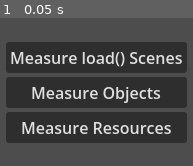
Above: before the commit, frame 1.
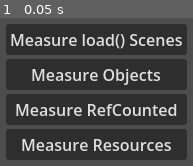
Above: after the commit, the same moment.

Repository: Toxe/godot-memory-usage
Game: Godot game, scene res://scenes/main.tscn
Two runs of this game, one before a commit and one after it. Both use one fixed random seed, a clock stepped at 60 frames per second and the inputs below.
Inputs:
- Up to frame 1 (0.05 s): no input

The runs differ from the first frame. In frame 1, 44% of the frame differs, in the area x 3-97%, y 4-96%.

Commit message:
Measure RefCounted

Diff:
--- a/godot_project/scenes/main.gd
+++ b/godot_project/scenes/main.gd
@@ -3,6 +3,7 @@
 var _scene: PackedScene = null
 var _instance: Node = null
 var _object: Object = null
+var _refcounted: RefCounted = null
 var _resource: Resource = null
 
 @onready var _timer: Timer = $Timer
@@ -65,6 +66,26 @@
         print("ERROR, something went wrong, object: %d vs. %d" % [size1, size2])
 
 
+func _measure_refcounted() -> void:
+    var _throw_away := await _wait_and_get_memory()
+    var m0 := await _wait_and_get_memory()
+
+    _refcounted = RefCounted.new()
+    var m1 := await _wait_and_get_memory()
+
+    _refcounted = null
+    var m2 := await _wait_and_get_memory()
+
+    var size1 := m1 - m0
+    var size2 := m1 - m2
+    var size_diff := size1 - size2
+
+    if size_diff == 0:
+        print("refcounted=%d" % [size1])
+    else:
+        print("ERROR, something went wrong, refcounted: %d vs. %d" % [size1, size2])
+
+
 func _measure_resource() -> void:
     var _throw_away := await _wait_and_get_memory()
     var m0 := await _wait_and_get_memory()
@@ -99,9 +120,13 @@
     assert(Performance.get_monitor(Performance.OBJECT_ORPHAN_NODE_COUNT) == 0)
 
 
+func _on_measure_ref_counted_button_pressed() -> void:
+    print("============================================================")
+    await _measure_refcounted()
+    assert(Performance.get_monitor(Performance.OBJECT_ORPHAN_NODE_COUNT) == 0)
+
+
 func _on_measure_resources_button_pressed() -> void:
     print("============================================================")
     await _measure_resource()
-    await _measure_resource()
-    await _measure_resource()
     assert(Performance.get_monitor(Performance.OBJECT_ORPHAN_NODE_COUNT) == 0)
--- a/godot_project/scenes/main.tscn
+++ b/godot_project/scenes/main.tscn
@@ -38,10 +38,15 @@
 layout_mode = 2
 text = "Measure Objects"
 
+[node name="MeasureRefCountedButton" type="Button" parent="VBoxContainer" unique_id=228698695]
+layout_mode = 2
+text = "Measure RefCounted"
+
 [node name="MeasureResourcesButton" type="Button" parent="VBoxContainer" unique_id=1494285758]
 layout_mode = 2
 text = "Measure Resources"
 
 [connection signal="pressed" from="VBoxContainer/MeasureLoadScenesButton" to="." method="_on_measure_load_scenes_button_pressed"]
 [connection signal="pressed" from="VBoxContainer/MeasureObjectsButton" to="." method="_on_measure_objects_button_pressed"]
+[connection signal="pressed" from="VBoxContainer/MeasureRefCountedButton" to="." method="_on_measure_ref_counted_button_pressed"]
 [connection signal="pressed" from="VBoxContainer/MeasureResourcesButton" to="." method="_on_measure_resources_button_pressed"]
